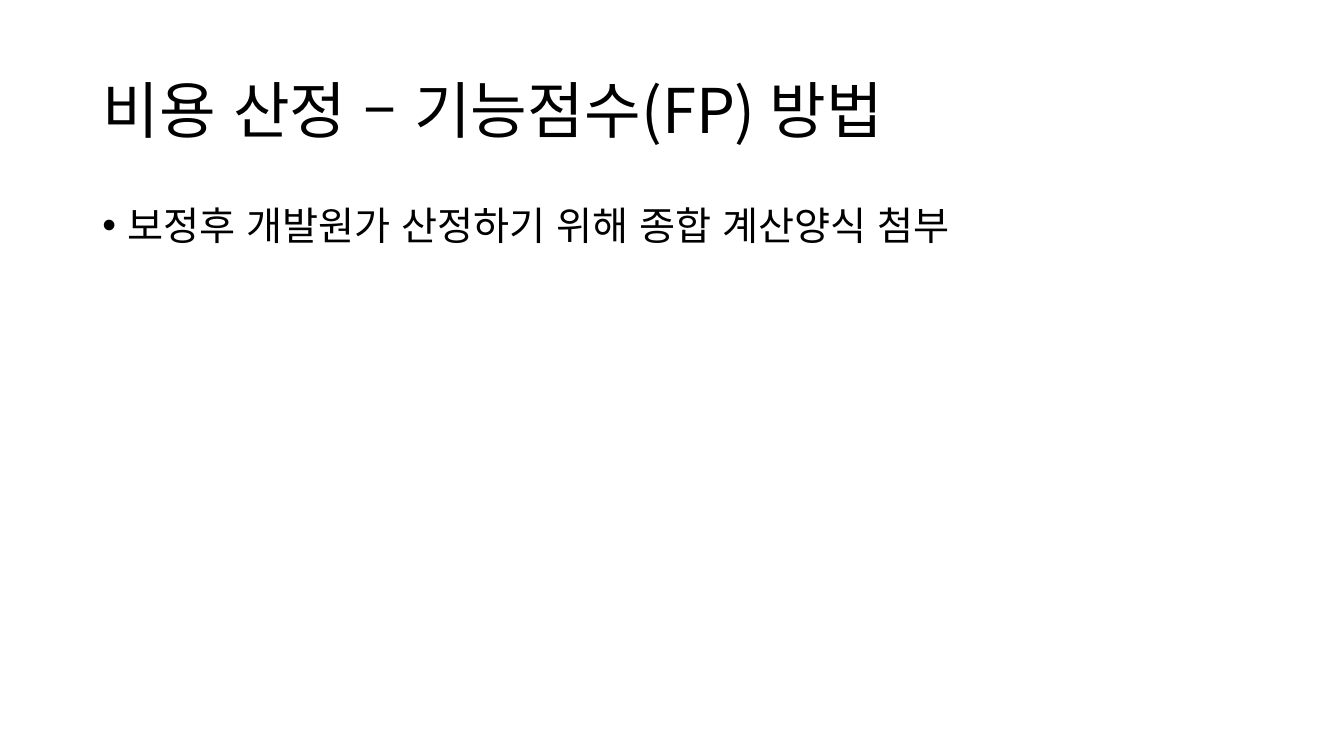
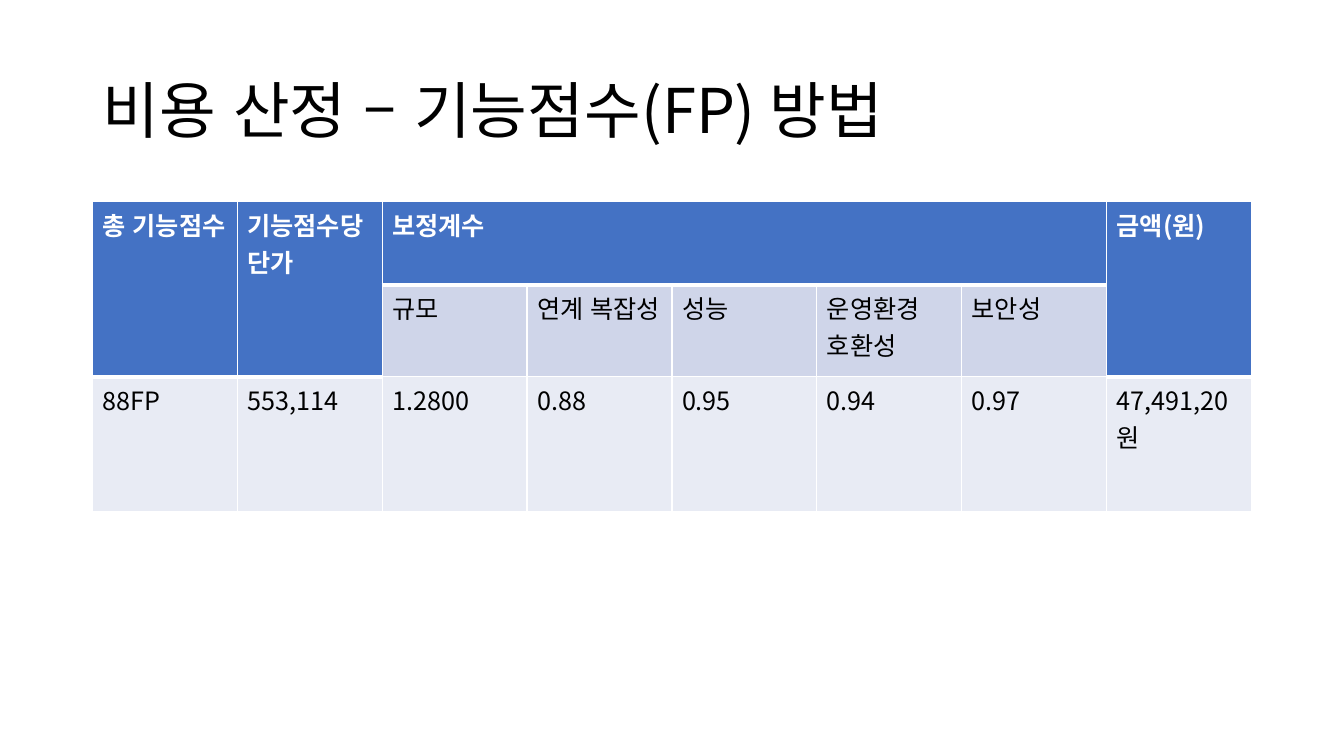
Before and after one commit to DrawGreen2021/Presentation, a slide deck: slide 16 of 팀 그릴그린 중간발표.pptx. Drawn at 1344x756 pixels with LibreOffice and Linux fonts; fonts in the diff are those of the drawing. Boxes give left, top, right and bottom in pixels: in the first picture for what was removed or moved away, otherwise in the second. Text is boxed around its words. In the diff, an @@ line names an element or a change of style, - is before the commit and + after.

Commit message:
기능점수 표 첨부

```diff
--- a/팀 그릴그린 중간발표.pptx
+++ b/팀 그릴그린 중간발표.pptx
@@ table added at (93,202,1254,511), 3 rows, 8 columns @@
+총 기능점수 | 기능점수당 단가 | 보정계수 |  |  |  |  | 금액(원)
+ |  | 규모 | 연계 복잡성 | 성능 | 운영환경 호환성 | 보안성 | 
+88FP | 553,114 | 1.2800 | 0.88 | 0.95 | 0.94 | 0.97 | 47,491,20원
@@ text removed at (128,207,950,243) @@
-• 보정후 개발원가 산정하기 위해 종합 계산양식 첨부
```
Also in this commit, not shown: 4 other slides changed, 2 slides removed.
